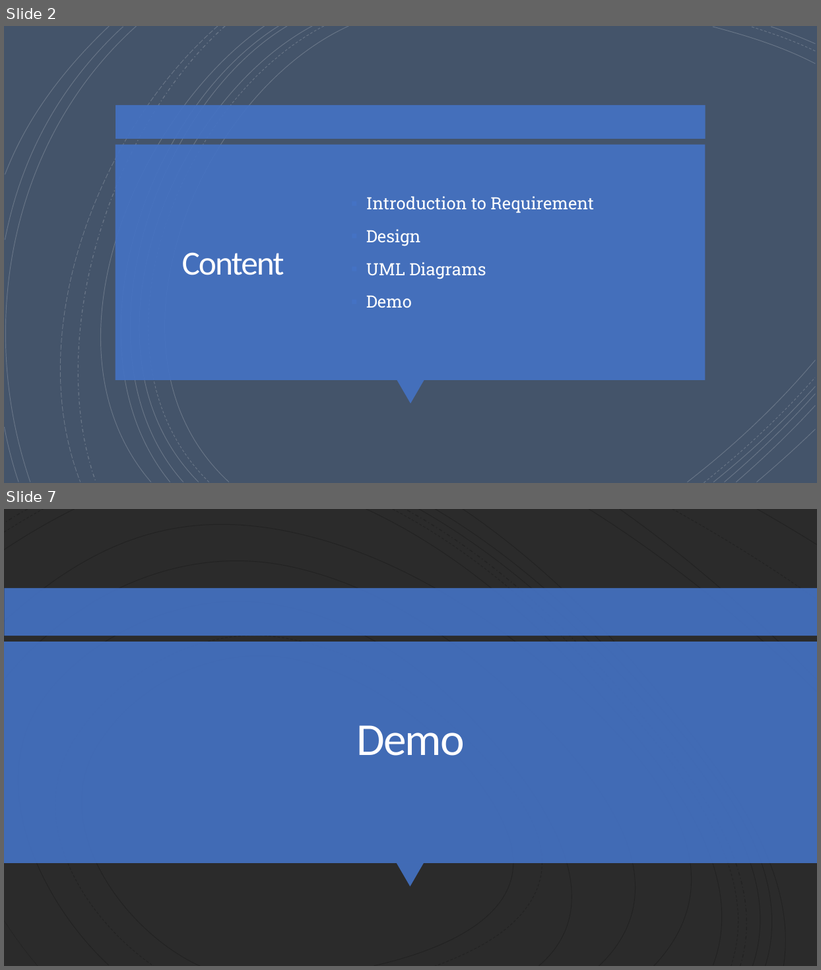
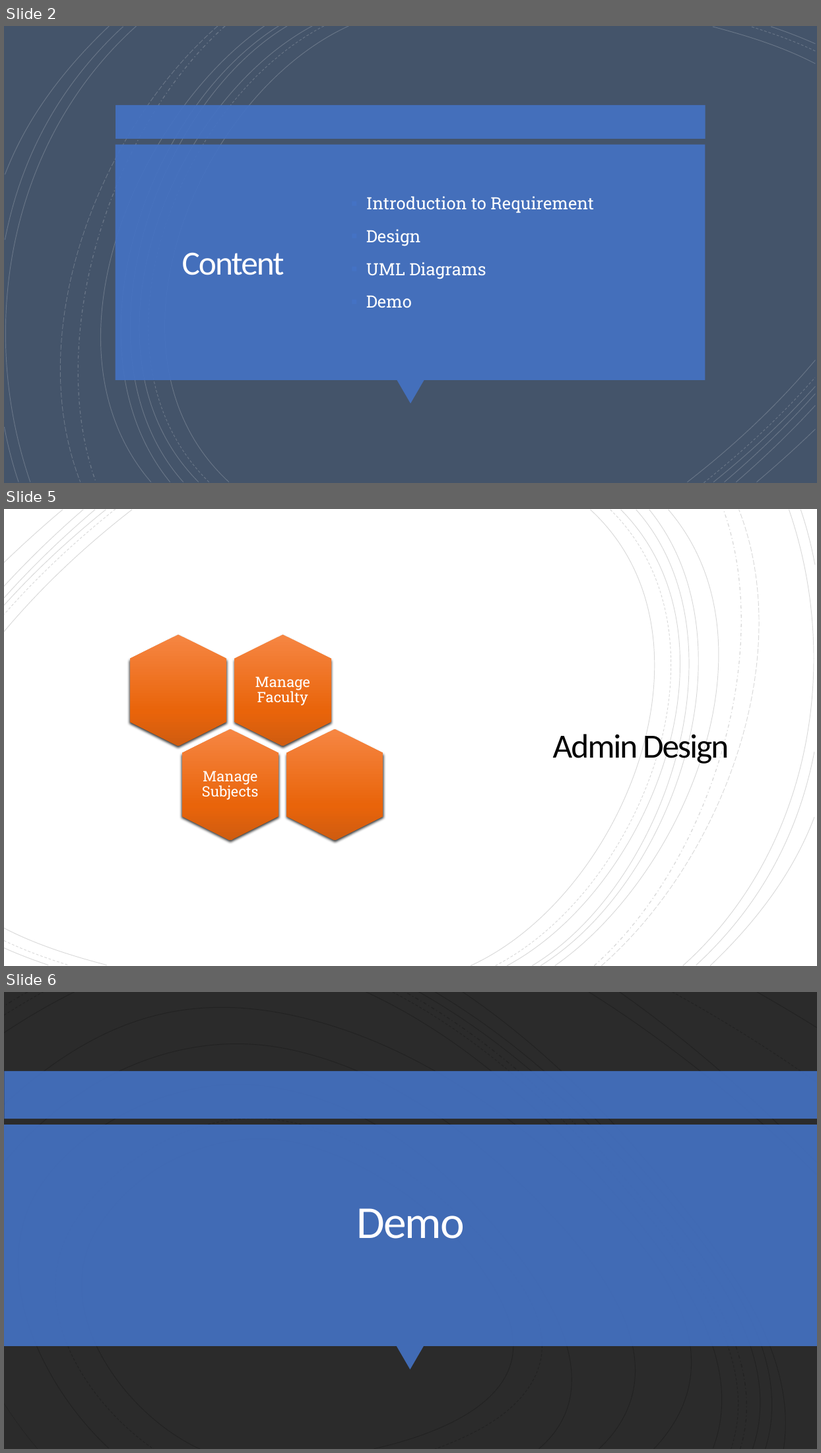
Before and after one commit to Aditya-Kajale/attendance_app, a slide deck: college files/Attendance Management.pptx. Shown one above the other, each under a label of ours: slides 2 and 7 before the commit, slides 2, 5 and 6 after it; the slides between them are not shown. The pictures are 821x970 and 821x1453 pixels, drawn with LibreOffice and Linux fonts; fonts in the diff are those of the drawing; background and template pictures are left out; a plain dark background stands for a picture behind light text. Boxes give left, top, right and bottom in pixels: in the first picture for what was removed or moved away, otherwise in the second. Text is boxed around its words. In the diff, an @@ line names an element or a change of style, - is before the commit and + after.

```diff
--- a/college files/Attendance Management.pptx
+++ b/college files/Attendance Management.pptx
@@ slide 5 added at box(4, 509, 817, 966), background #FFFFFF; not listed: 18 template elements that a slide beside it also shows @@
@@ rectangle added at box(4, 509, 817, 966), fill #FFFFFF @@
@@ group added at box(129, 635, 383, 840): 4 hexagons, 2 texts @@
+Manage Faculty
+Manage Subjects
@@ title added at box(553, 734, 729, 764), 40 pt, text #000000 @@
+Admin Design
@@ group added at box(4, 509, 817, 966): 21 freeform shapes @@
@@ what was slide 7 is now slide 6 @@
```
Also in this commit, not shown: 1 slide changed, 2 slides removed, 32 other files.
